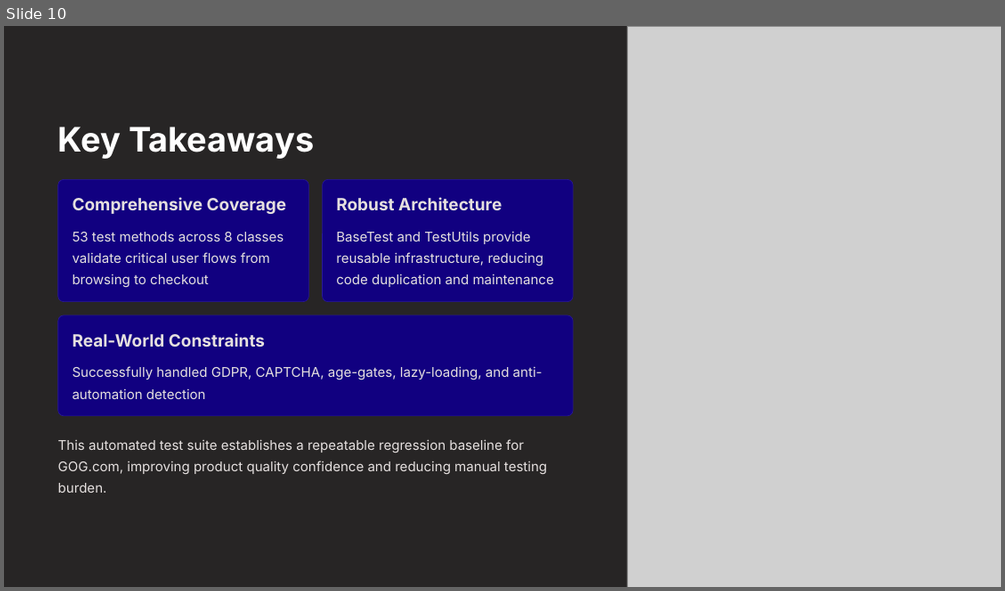
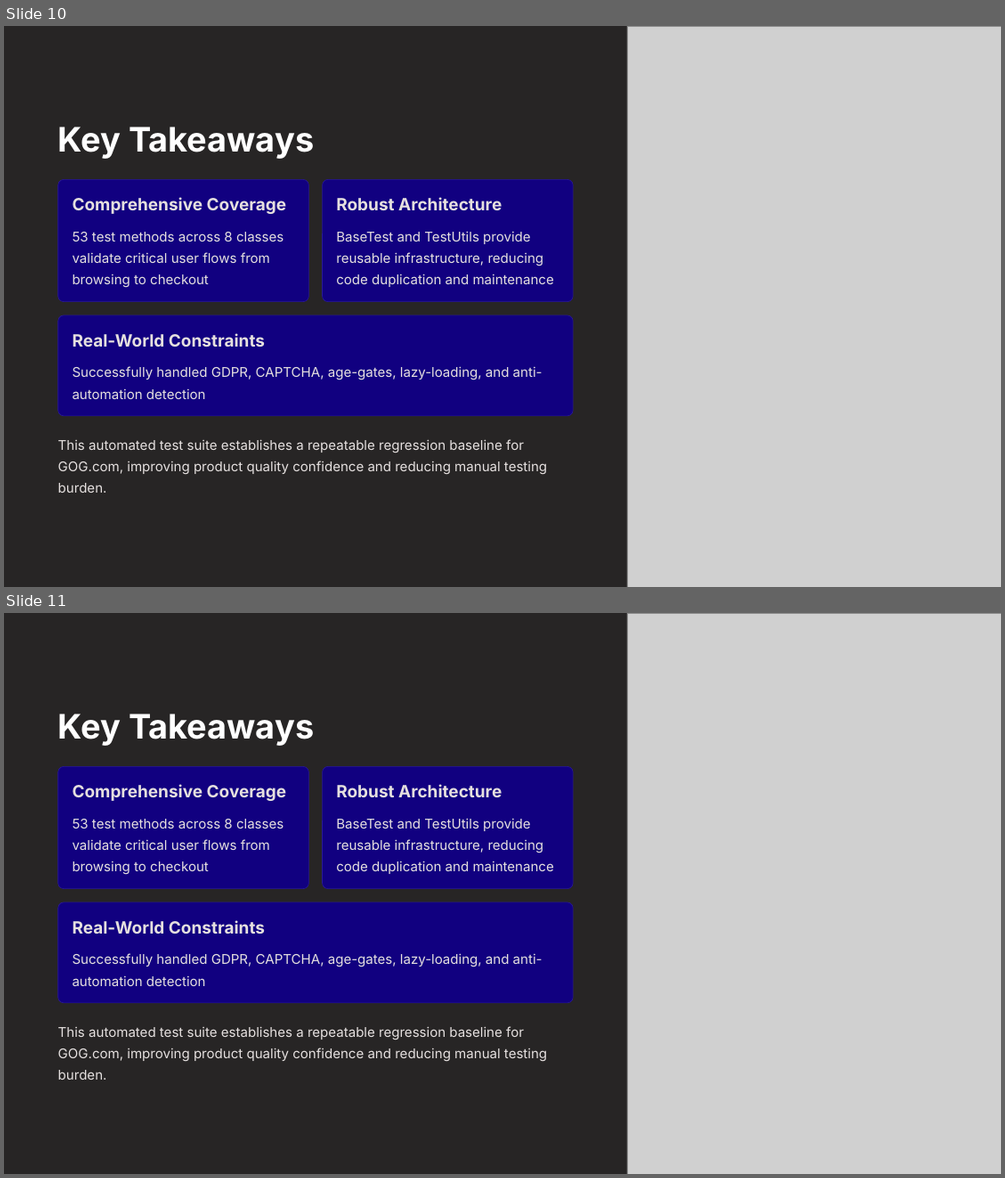
Before and after one commit to DennisKerry/GOG-Tester, a slide deck: doc/Automated-End-to-End-Testing-of-GOGcom.pptx. Shown one above the other, each under a label of ours: slide 10 before the commit, slides 10 and 11 after it. The pictures are 1005x591 and 1005x1178 pixels, drawn with LibreOffice and Linux fonts; fonts in the diff are those of the drawing; grey boxes stand for pictures; background and template pictures are left out. Boxes give left, top, right and bottom in pixels: in the first picture for what was removed or moved away, otherwise in the second. Text is boxed around its words. In the diff, an @@ line names an element or a change of style, - is before the commit and + after.

```diff
--- a/doc/Automated-End-to-End-Testing-of-GOGcom.pptx
+++ b/doc/Automated-End-to-End-Testing-of-GOGcom.pptx
@@ slide 11 added at <box>4,613,1001,1174</box>, background #FFFFFF; not listed: 1 template element that a slide beside it also shows @@
@@ picture added at <box>627,613,1001,1174</box> @@
@@ text added at <box>58,714,314,746</box>, 39 pt, text #FFFFFF, bold @@
+Key Takeaways
@@ rounded rectangle added at <box>58,766,308,888</box>, fill #110080, outline #2A1999 0.6 pt @@
@@ rounded rectangle added at <box>323,766,573,888</box>, fill #110080, outline #2A1999 0.6 pt @@
@@ text added at <box>73,784,287,801</box>, 19.5 pt, text #E5E0DF, bold @@
+Comprehensive Coverage
@@ text added at <box>336,784,502,797</box>, 19.5 pt, text #E5E0DF, bold @@
+Robust Architecture
@@ text added at <box>73,819,283,875</box>, 15.5 pt, text #E5E0DF @@
+53 test methods across 8 classes validate critical user flows from browsing to checkout
@@ text added at <box>336,818,554,874</box>, 15.5 pt, text #E5E0DF @@
+BaseTest and TestUtils provide reusable infrastructure, reducing code duplication and maintenance
@@ rounded rectangle added at <box>58,902,573,1003</box>, fill #110080, outline #2A1999 0.6 pt @@
@@ text added at <box>73,920,265,933</box>, 19.5 pt, text #E5E0DF, bold @@
+Real-World Constraints
@@ text added at <box>73,953,542,986</box>, 15.5 pt, text #E5E0DF @@
+Successfully handled GDPR, CAPTCHA, age-gates, lazy-loading, and anti-automation detection
@@ text added at <box>58,1026,547,1079</box>, 15.5 pt, text #E5E0DF @@
+This automated test suite establishes a repeatable regression baseline for GOG.com, improving product quality confidence and reducing manual testing burden.
```
Also in this commit, not shown: 6 slides changed, 2 other slides added, 1 slide removed, 3 other files.
